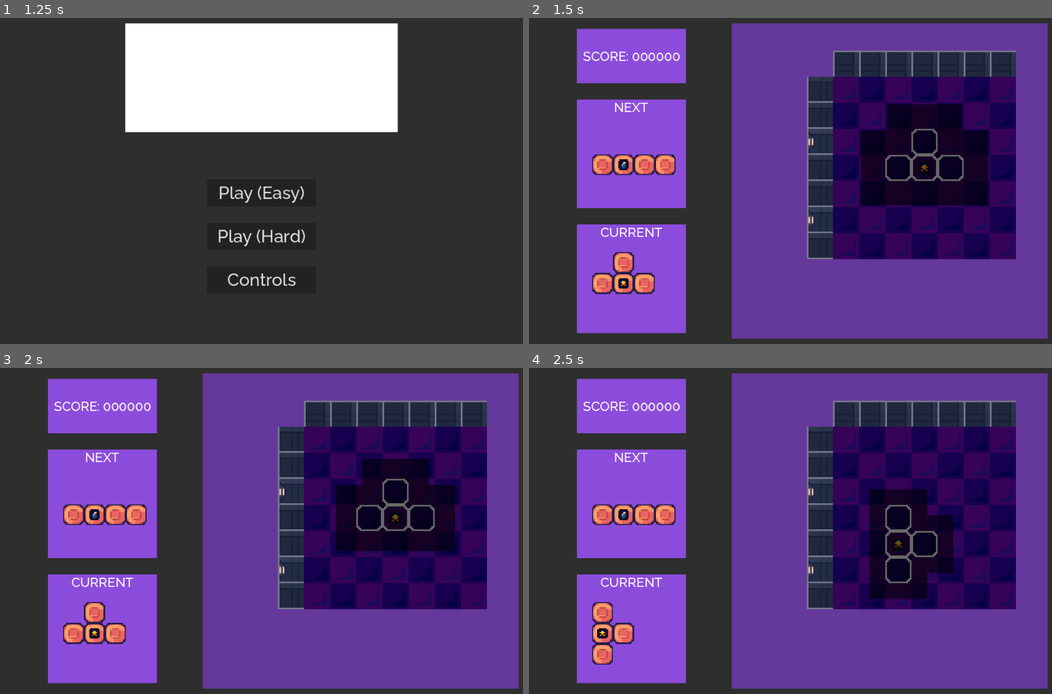
Above: before the commit, frames 1-4 (two rows, left to right).
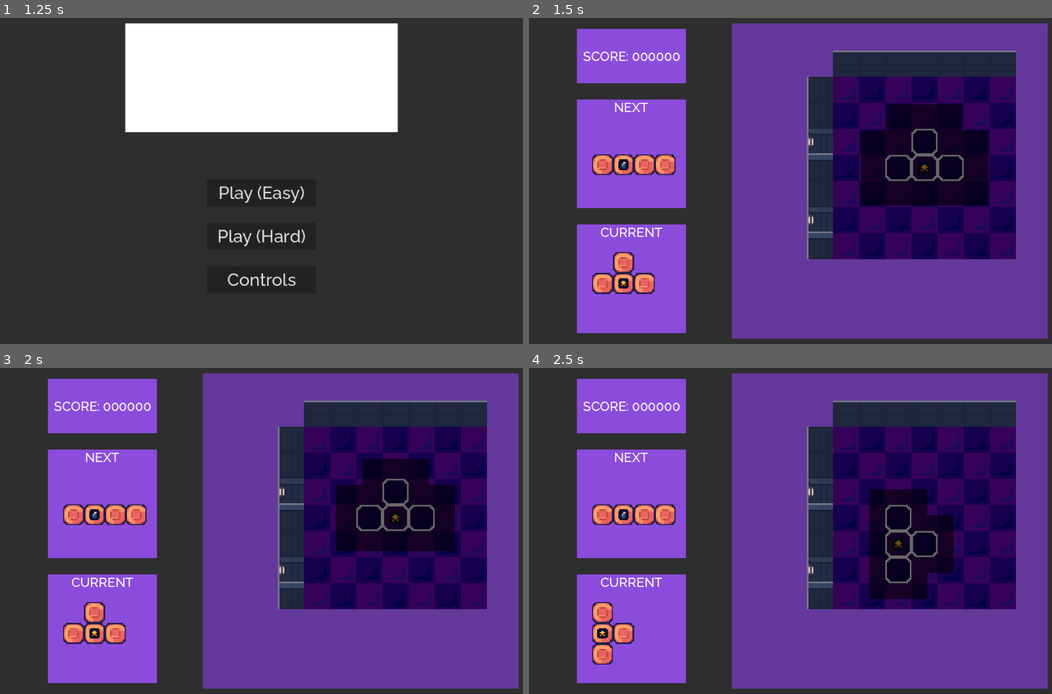
Above: after the commit, the same moments.

Repository: ijzm/LDJAM54
Game: Godot game, scene res://Levels/TSC.tscn
Same seed, same stepped clock (60 frames per second), same inputs: the game is played once before the commit and once after it. Sound files missing from this copy of the repository are replaced by a short silence.
Inputs (mouse positions are in pixels of both pictures, inside the frame that each line leads up to):
- Up to frame 1 (1.25 s): tap Enter at 0.5 s; move the mouse to (376, 164) at 0.52 s; hold D (Move_Right) from 0.53 s (still down); hold Z (Move_Drop) from 0.53 s (still down); click (376, 164) at 0.67 s
- Up to frame 2 (1.5 s): release D (Move_Right) at 1.25 s; release Z (Move_Drop) at 1.25 s; click "Play (Easy)" at 1.25 s
- Up to frame 3 (2 s): no input
- Up to frame 4 (2.5 s): move the mouse to (685, 547) at 2.02 s; hold S (Move_Down) from 2.03 s (still down); tap Space (Move_Rotate_Clockwise) at 2.1 s

Frame 1 is identical in both runs. In frame 2, 0.3% of the frame differs, in the area x 53-89%, y 10-74%; in frame 3, 0.3%; in frame 4, 0.3%.

Commit message:
Added wall tile for existing lasers

Diff:
--- a/Scripts/Game_Manager.gd
+++ b/Scripts/Game_Manager.gd
@@ -14,6 +14,7 @@
 var tetromino: Tetromino
 var current_tetromino: Current_Tetromino
 var current_lasers = []
+var current_laser_walls = {}
 var timer = Timer.new()
 
 
@@ -49,17 +50,21 @@
 		laser_instance.set_position(
 			Vector2(-1, laser_instance.pos) * Globals.SIZE
 		)
+		if(laser_instance.pos+1 < board.height):
+			init_no_laser("h", laser_instance.pos+1, laser_instance)
 	else:
 		laser_instance.set_position(
 			Vector2(laser_instance.pos, -1) * Globals.SIZE
 		)
 		laser_instance.set_rotation(PI / 2)
+		init_no_laser("v", laser_instance.pos-1, laser_instance)
 
 	current_lasers.append(laser_instance)
 
 
 func update_lasers():
 	var to_delete = []
+	var delete_laser_walls = false
 	for i in current_lasers:
 		add_tweens(i)
 
@@ -83,6 +88,10 @@
 	for i in to_delete:
 		current_lasers.erase(i)
 		i.queue_free()
+		if(current_laser_walls.has(i)):
+			current_laser_walls[i].queue_free()
+			current_laser_walls.erase(i)
+			i.queue_free()
 
 func get_random_location():
 	var loc = Vector2(
@@ -303,7 +312,7 @@
 	for i in range(board.height):
 		init_no_laser("h", i)
 
-func init_no_laser(dir, pos):
+func init_no_laser(dir, pos, connected_laser=null):
 	var no_laser_tile_instance = Globals.no_laser_tile_ps.instantiate()
 	board.add_child(no_laser_tile_instance)
 
@@ -316,6 +325,12 @@
 			Vector2(pos, -1) * Globals.SIZE
 		)
 		no_laser_tile_instance.set_rotation(PI / 2)
+
+	if(connected_laser != null):
+		var new_texture = load("res://Graphics//No_Laser_Wall_Tile.png") # Load the new texture.
+		no_laser_tile_instance.set_texture(new_texture)
+		current_laser_walls[connected_laser] = no_laser_tile_instance
+
 
 func init_timer():
 	timer.connect("timeout", force_drop)
Binary file changed: Graphics/No_Laser_Tile.png
Binary file added: Graphics/No_Laser_Wall_Tile.png
Not shown, added: Graphics/No_Laser_Wall_Tile.png.import
